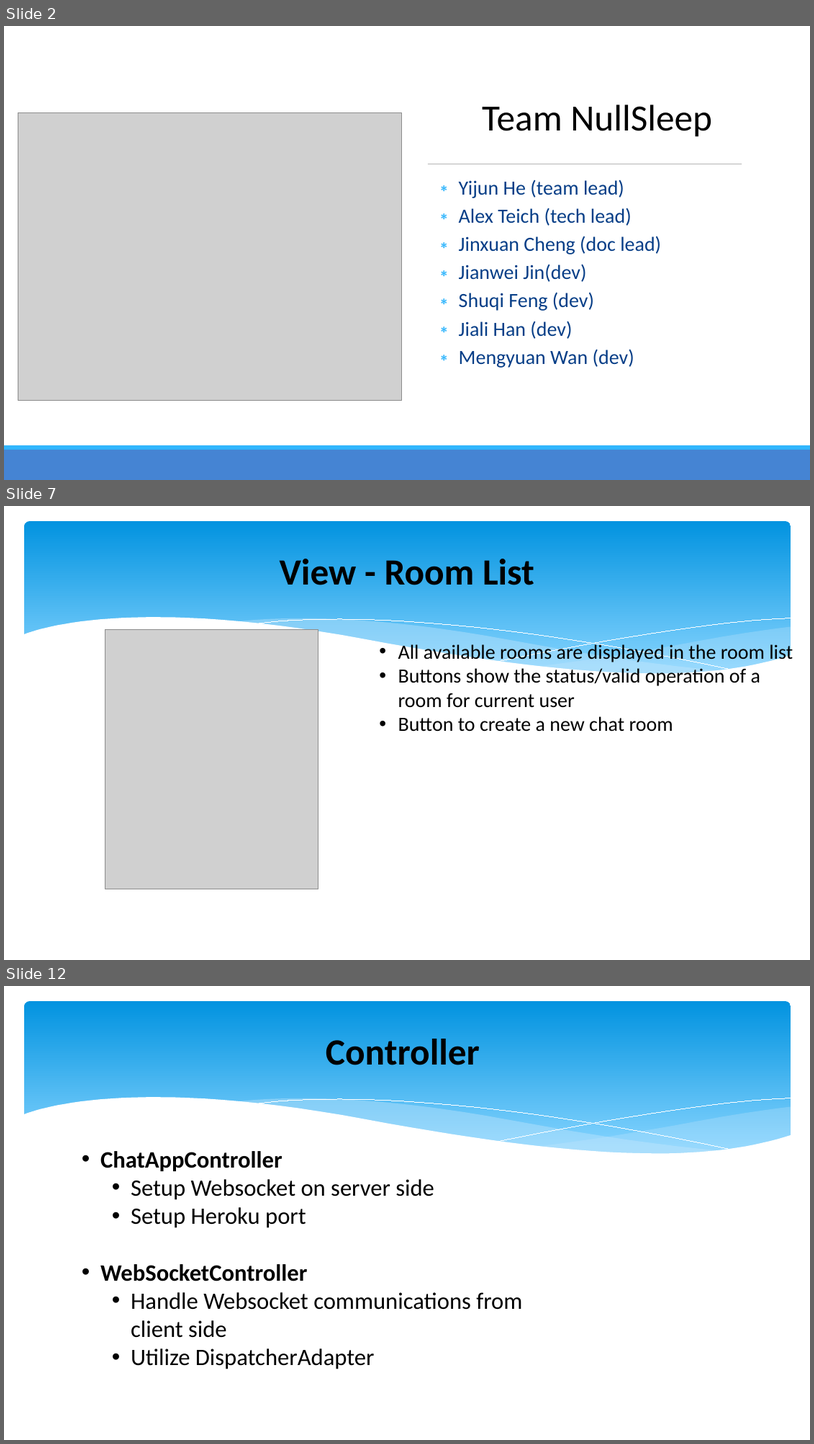
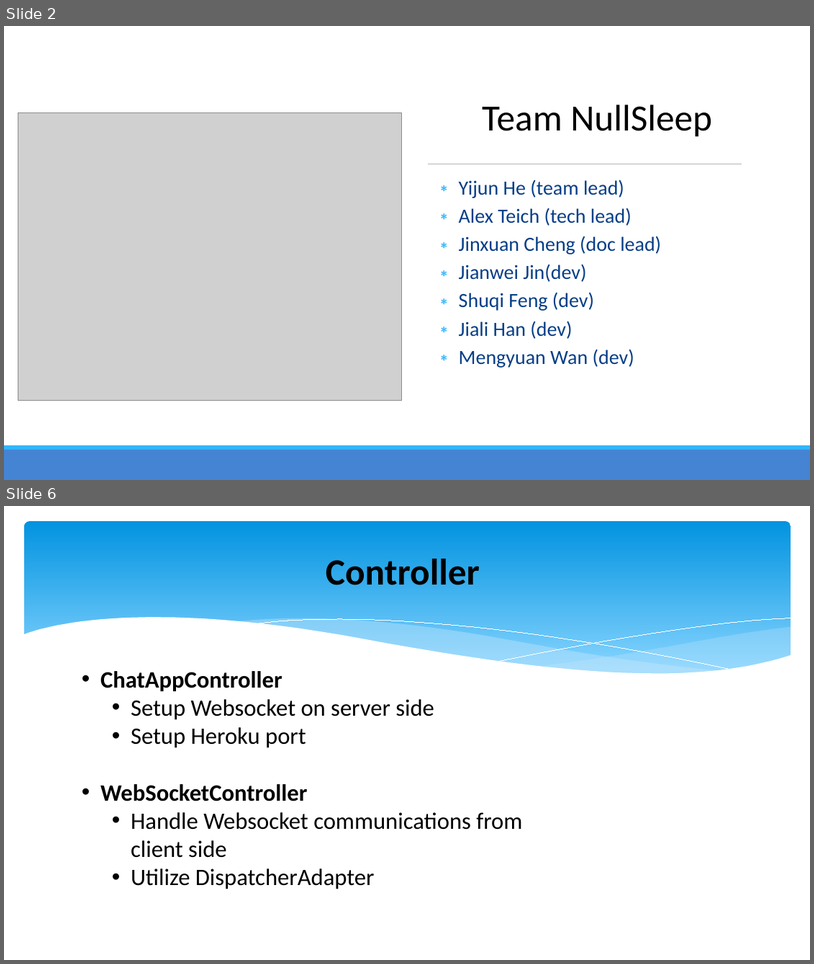
Before and after one commit to Gene-He/ChatApp, a slide deck: src/main/resources/HW10PPT.pptx. Shown one above the other, each under a label of ours: slides 2, 7 and 12 before the commit, slides 2 and 6 after it; the slides between them are not shown. The pictures are 814x1444 and 814x964 pixels, drawn with LibreOffice and Linux fonts; fonts in the diff are those of the drawing; grey boxes stand for pictures. Boxes give left, top, right and bottom in pixels: in the first picture for what was removed or moved away, otherwise in the second. Text is boxed around its words. In the diff, an @@ line names an element or a change of style, - is before the commit and + after.

```diff
--- a/src/main/resources/HW10PPT.pptx
+++ b/src/main/resources/HW10PPT.pptx
@@ slide 7 removed at box(4, 506, 810, 960), background #FFFFFF; not listed: 6 template elements that a slide beside it also shows @@
@@ title removed at box(280, 559, 535, 585) @@
-View - Room List
@@ picture removed at box(105, 629, 319, 889) @@
@@ text removed at box(399, 641, 793, 731) @@
-• All available rooms are displayed in the room list
-• Buttons show the status/valid operation of a room for current user
-• Button to create a new chat room
@@ what was slide 12 is now slide 6 @@
```
Also in this commit, not shown: 2 slides changed, 1 slide added, 8 other slides removed.
